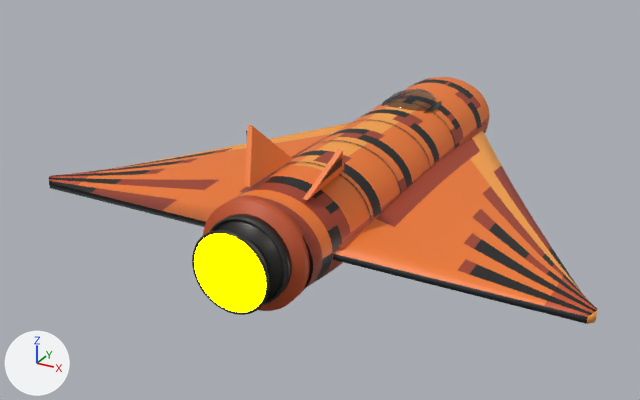
A saved change to the glTF model ThoriumGap_JS/models/Ship_TigerWing_6.glb.
Camera for both pictures: a 50 mm lens placed at (4.68, -10.31, 4.33), pointed at (-0.51, -0.89, -0.38). The lights are fixed; the arrows at lower left show +X, +Y and +Z. The first picture is the older version. Where no turn or scale is listed for an object, it has been applied to the vertices.

Names of what the first picture shows: 'AftCollar_IntegratedSingleEngineBand', 'CanopyGlass_LowInsetDome', 'EngineBlock_AftDarkSingleEngineHousing', 'EngineBlock_OuterBoltedRim', 'EngineEmitter', 'Fuselage_OrganicEllipsoidTaperedBody_BakedPaint', 'TailFin_Left_CantedStabilizer', 'TailFin_Right_CantedStabilizer', 'Wing_Left_LongDeltaAerofoil_BakedPaint', 'Wing_Right_LongDeltaAerofoil_BakedPaint' and 9 more.
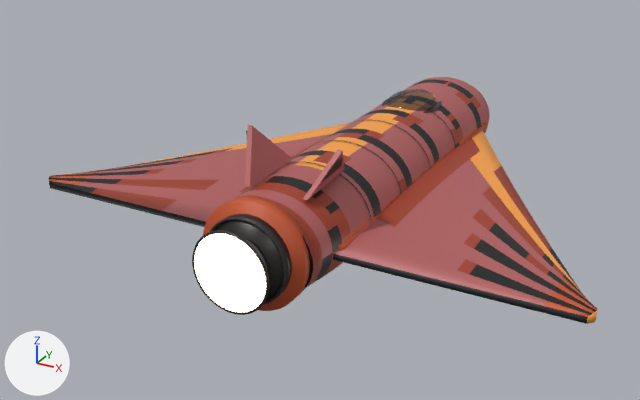
Edits to the bpy script that builds the scene:
```text
Change mat_engineglow:
    mat_engineglow.emission_color: (1.0, 1.0, 0.0) -> (0.62, 0.57, 0.4)  # yellow #ffff00 -> beige #cec7aa
Change mat_ship_tigerclasslongwing_heavylongwing_cropped_tip_boldsparse_seed163457_hull_main:
    mat_ship_tigerclasslongwing_heavylongwing_cropped_tip_boldsparse_seed163457_hull_main.base_color: (0.88, 0.2, 0.03) -> (0.45, 0.12, 0.12)  # orange #f17c30 -> pink #b36161
```

Location of each change, [x1, y1, x2, y2] in pixels of the pictures (640 x 400 px):
'Wing_Right_LongDeltaAerofoil_BakedPaint', recoloured: [333, 147, 565, 309] in both
'Fuselage_OrganicEllipsoidTaperedBody_BakedPaint', recoloured: [237, 77, 490, 261] in both
'Wing_Left_LongDeltaAerofoil_BakedPaint', recoloured: [76, 123, 350, 224] in both
'EngineEmitter', recoloured (yellow to beige): [194, 233, 266, 312] in both
'TailFin_Left_CantedStabilizer', recoloured: [245, 125, 293, 187] in both
'TailFin_Right_CantedStabilizer', recoloured (orange to pink): [303, 150, 344, 200] in both
